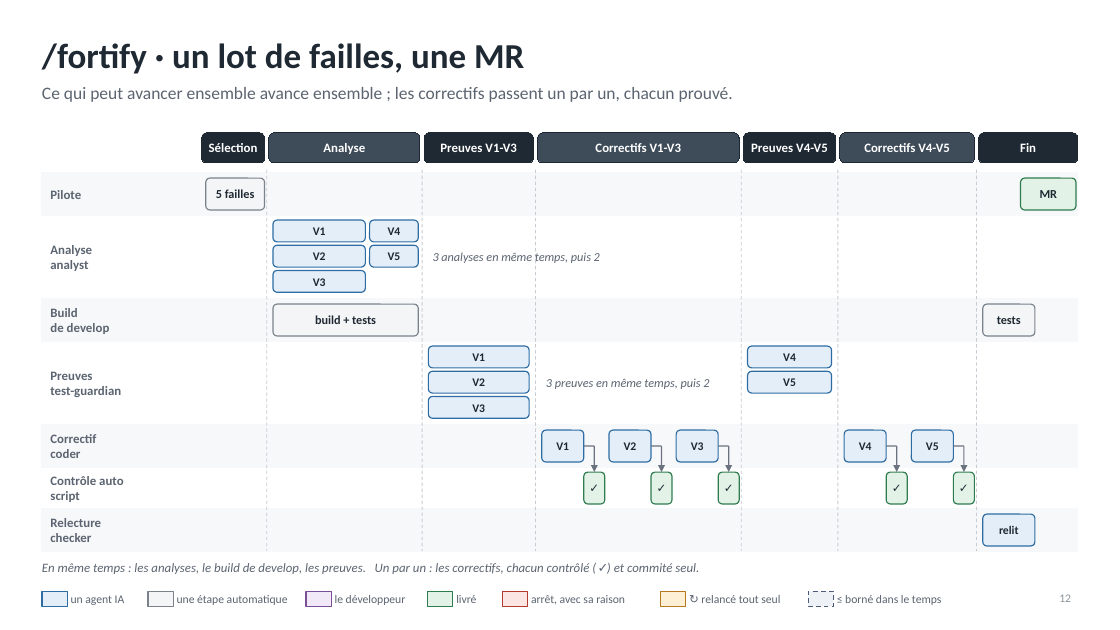
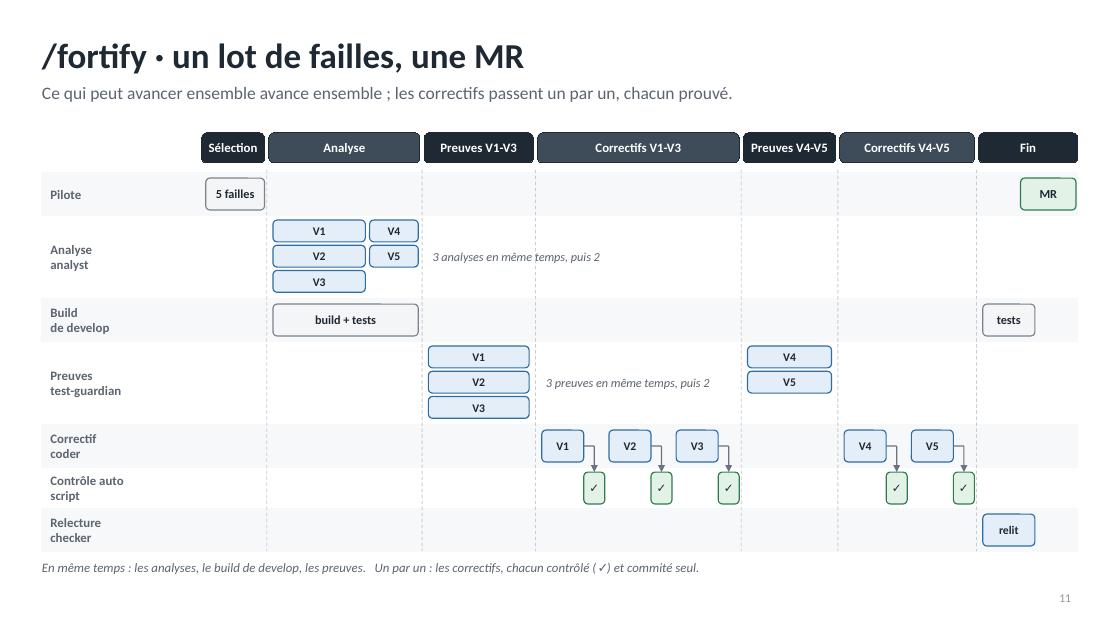
Before and after one commit to RabieDerouiche/OpenRDCode, a slide deck: slide 11 of opencode-v2/docs/presentation-tech-leads.pptx (slide 12 before the commit). Drawn at 1120x630 pixels with LibreOffice and Linux fonts; fonts in the diff are those of the drawing. Boxes give left, top, right and bottom in pixels: in the first picture for what was removed or moved away, otherwise in the second. Text is boxed around its words. In the diff, an @@ line names an element or a change of style, - is before the commit and + after.

```diff
--- a/opencode-v2/docs/presentation-tech-leads.pptx
+++ b/opencode-v2/docs/presentation-tech-leads.pptx
@@ rectangle removed at [42,592,67,607] @@
@@ text removed at [71,595,125,605] @@
-un agent IA
@@ rectangle removed at [148,592,173,607] @@
@@ text removed at [177,595,288,605] @@
-une étape automatique
@@ rectangle removed at [306,592,331,607] @@
@@ text removed at [335,595,406,605] @@
-le développeur
@@ rectangle removed at [428,592,453,607] @@
@@ text removed at [456,595,476,603] @@
-livré
@@ rectangle removed at [502,592,528,607] @@
@@ text removed at [531,595,625,604] @@
-arrêt, avec sa raison
@@ rectangle removed at [660,592,686,607] @@
@@ text removed at [701,595,780,603] @@
-↻ relancé tout seul
@@ rectangle removed at [808,592,833,607] @@
@@ text removed at [845,595,941,605] @@
-≤ borné dans le temps
```
Also in this commit, not shown: 8 other slides changed, 4 slides added, 6 slides removed, 3 other files.
